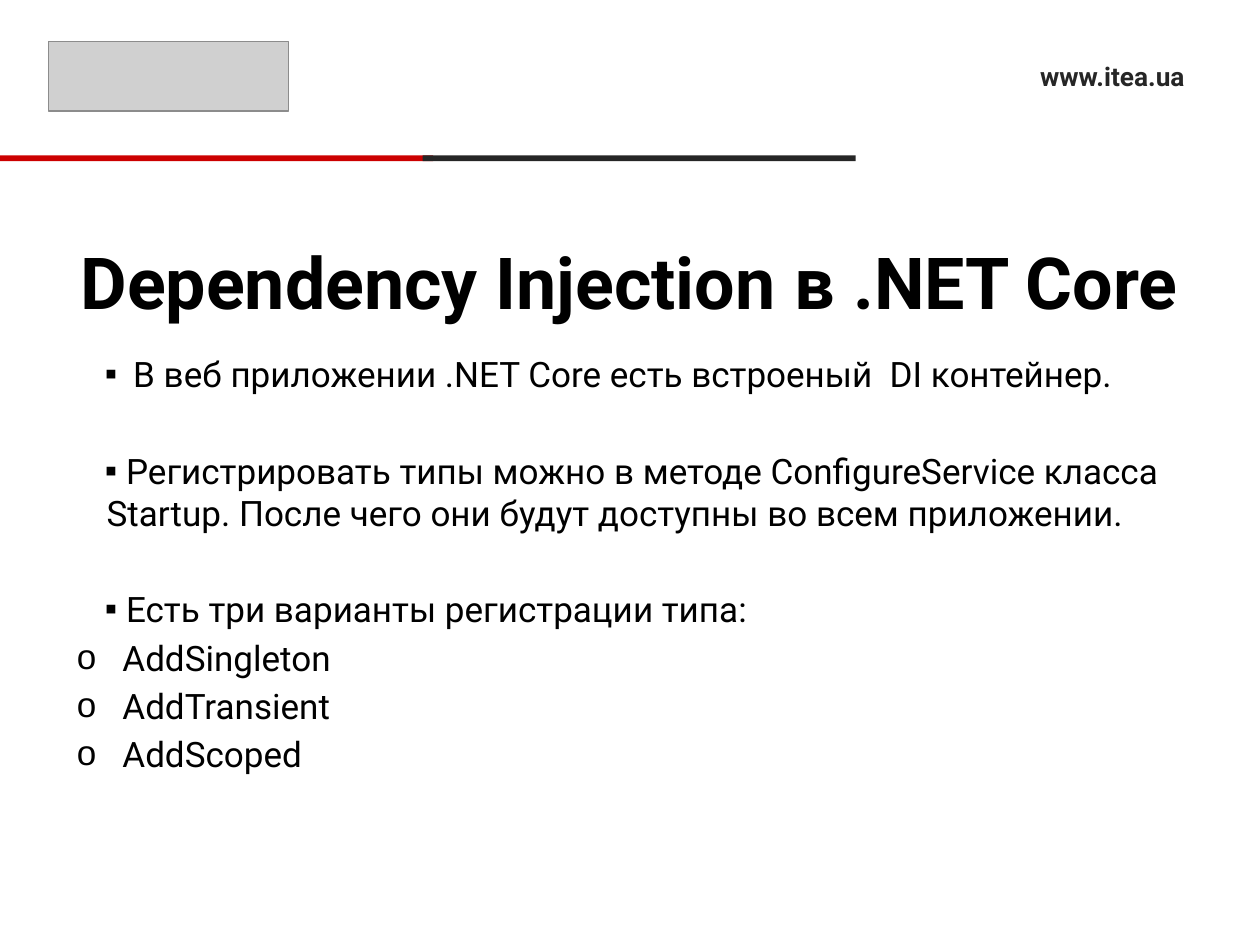
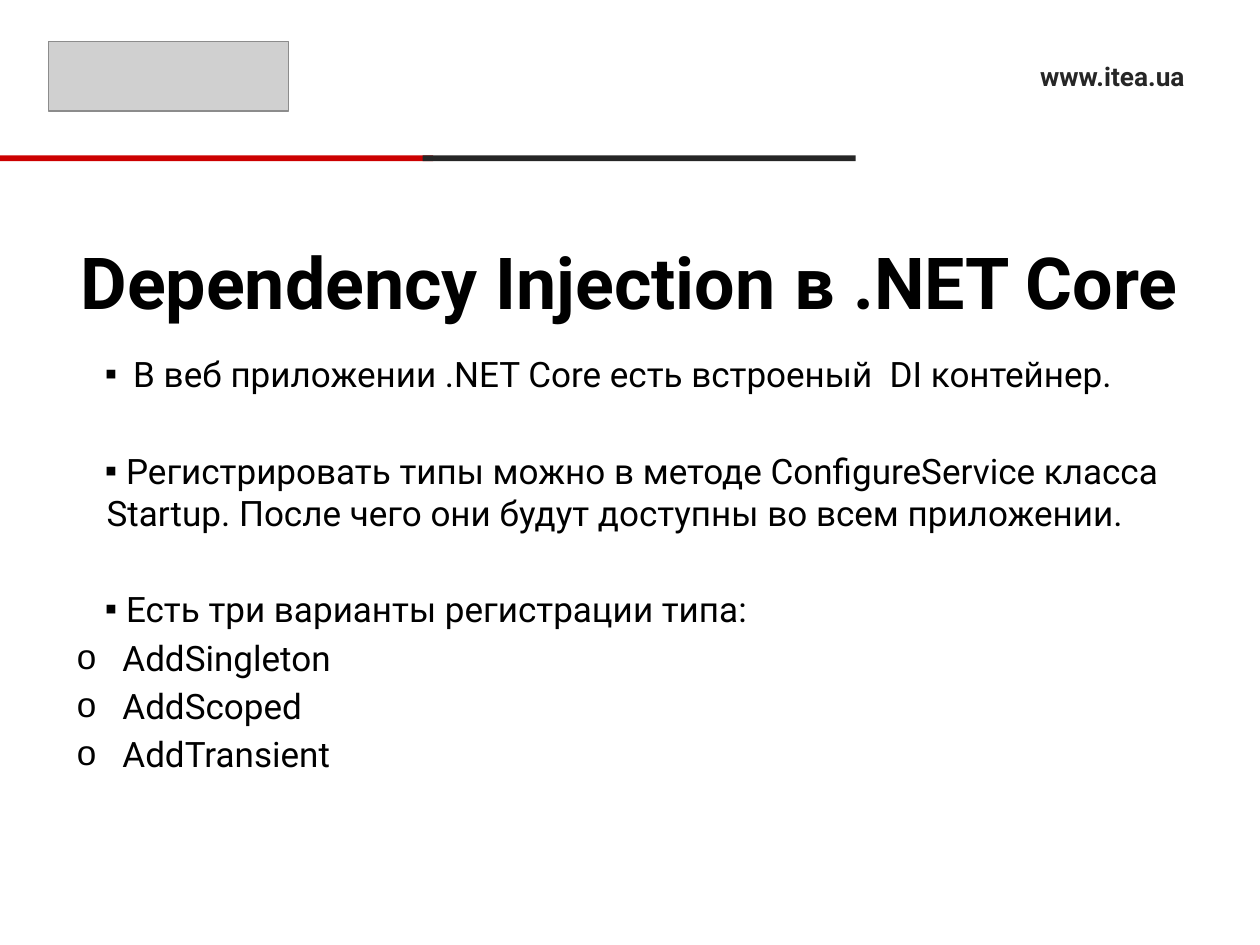
Before and after one commit to sonnov/NetCore, a slide deck: slide 9 of 3.BasicInfo/BasicInfo.pptx. Drawn at 1260x945 pixels with LibreOffice and Linux fonts; fonts in the diff are those of the drawing; grey boxes stand for pictures. Boxes give left, top, right and bottom in pixels: in the first picture for what was removed or moved away, otherwise in the second. Text is boxed around its words. In the diff, an @@ line names an element or a change of style, - is before the commit and + after.

```diff
--- a/3.BasicInfo/BasicInfo.pptx
+++ b/3.BasicInfo/BasicInfo.pptx
@@ text at box(122, 692, 301, 726): paragraph added @@
+o AddScoped
@@ text at box(122, 740, 301, 774): paragraph removed @@
-o AddScoped
```
